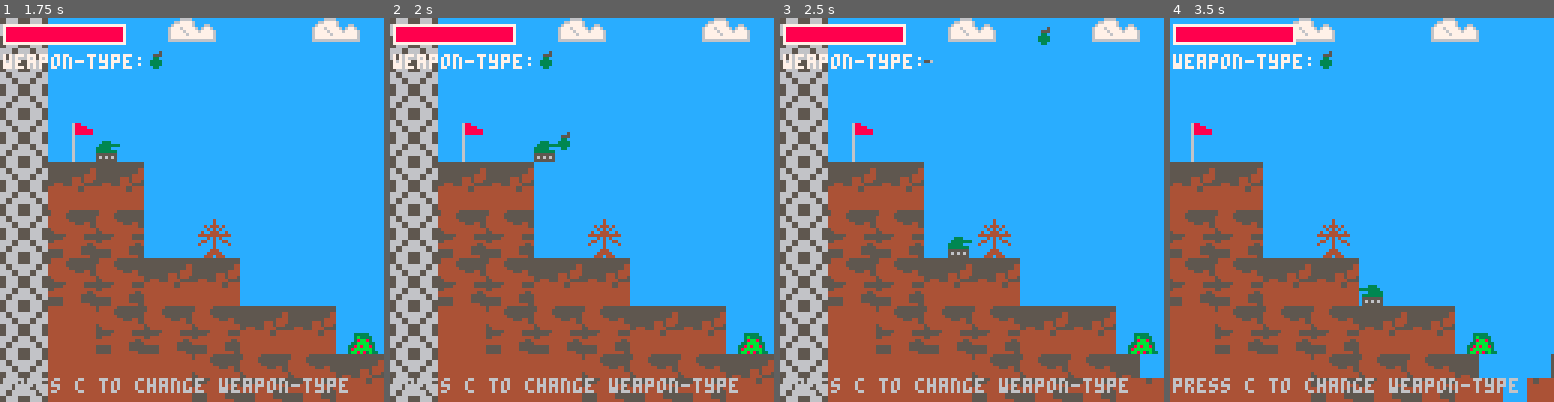
Above: before the commit, frames 1-4 (left to right).
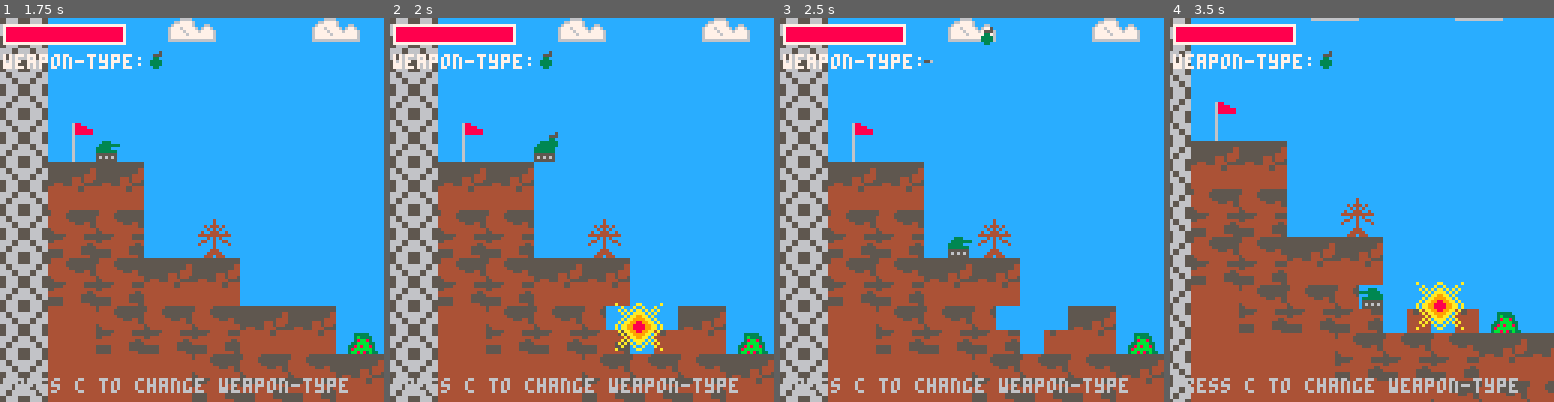
Above: after the commit, the same moments.

Repository: Finn4239/ShellShockLite
Game: PICO-8 cartridge game.p8
The game is run twice, just before and just after one commit, with the same random seed, the same clock (stepped at 60 frames per second) and the same inputs.
Inputs:
- Up to frame 1 (1.75 s): tap X (X key) at 0.33, 1.07 s; tap O (Z key) at 0.7, 1.7 s; hold Right from 1.6 s (still down)
- Up to frame 2 (2 s): keep holding Right; tap X (X key) at 1.85 s
- Up to frame 3 (2.5 s): release Right at 2.1 s; tap O (Z key) at 2.1 s; hold Up 2.15-2.42 s; hold Right from 2.47 s (still down)
- Up to frame 4 (3.5 s): tap O (Z key) at 2.5, 2.9, 3.3 s; tap X (X key) at 2.97 s; release Right at 3.03 s; hold Left from 3.08 s (still down)

Frame 1 is identical in both runs. In frame 2, 1.9% of the frame differs, in the area x 41-75%, y 29-88%; in frame 3, 2.1%; in frame 4, 28%, in the area x 0-100%, y 0-100%.

Commit message:
added: Losing Lives when shot hit

Diff:
--- a/src/Game.lua
+++ b/src/Game.lua
@@ -161,6 +161,7 @@
 
     --print("x=" .. player.x .. " y=" .. player.y, 0, 0, 7)
     print("weapon-type: ", 1, 12, 7)
+    print("\t" .. player.hp, 1, 4, 7)
     print("press c to change weapon-type", 1, 120, 6)
     spr(current_sprite, 48, 10)
     draw_health_bar(player.hp, player.max_hp, 1, 2, 40, 6)
--- a/src/core/Config.lua
+++ b/src/core/Config.lua
@@ -8,6 +8,6 @@
 PLAYER_SPAWN_Y = 40
 PLAYER_MAX_HP = 200
 PLAYER_SPEED = 1.0 --(0.1-1.2 -  Standard: 1.0)
-
+PLAYER_DAMAGE = 25
 -- Enemy
 ENEMY_MAX_HP = 250
--- a/src/core/Weapons.lua
+++ b/src/core/Weapons.lua
@@ -30,7 +30,8 @@
         time = 0,
         max_time = 30, -- Standard value: 30
         height = 3, -- Standard value: 3
-        speed = 2 -- Standard value: 2
+        speed = 1, -- Standard value: 2
+        damage = PLAYER_DAMAGE -- Standard value: 25
     }
     add(shots, shot)
 end
@@ -208,6 +209,9 @@
     local collision_y = shot.y
 
     if check_shot_collision_at(collision_x, collision_y) then
+        if was_player_hit() then
+            player.hp -= (shot.damage + 10)
+        end
         if not check_is_boarder(collision_x, collision_y, shot.direction) then
             make_cross_hole(collision_x, collision_y)
             create_explosion(collision_x, collision_y)
@@ -222,11 +226,33 @@
     local collision_y = shot.y
 
     if check_shot_collision_at(collision_x, collision_y) then
+        if was_player_hit() then
+            player.hp -= shot.damage
+            shot.active = false
+            return
+        end
         if not check_is_boarder(collision_x, collision_y, shot.direction) then
             make_hole(collision_x, collision_y)
         end
         shot.active = false
     end
+end
+
+function was_player_hit()
+    local px = player.x
+    local py = player.y
+    local pw = player.w
+    local ph = player.h
+
+    for shot in all(shots) do
+        if shot.active and
+                shot.x + 1 > px and shot.x < px + pw and
+                shot.y + 1 > py and shot.y < py + ph then
+            return true
+        end
+    end
+
+    return false
 end
 
 function remove_inactive_shots()
